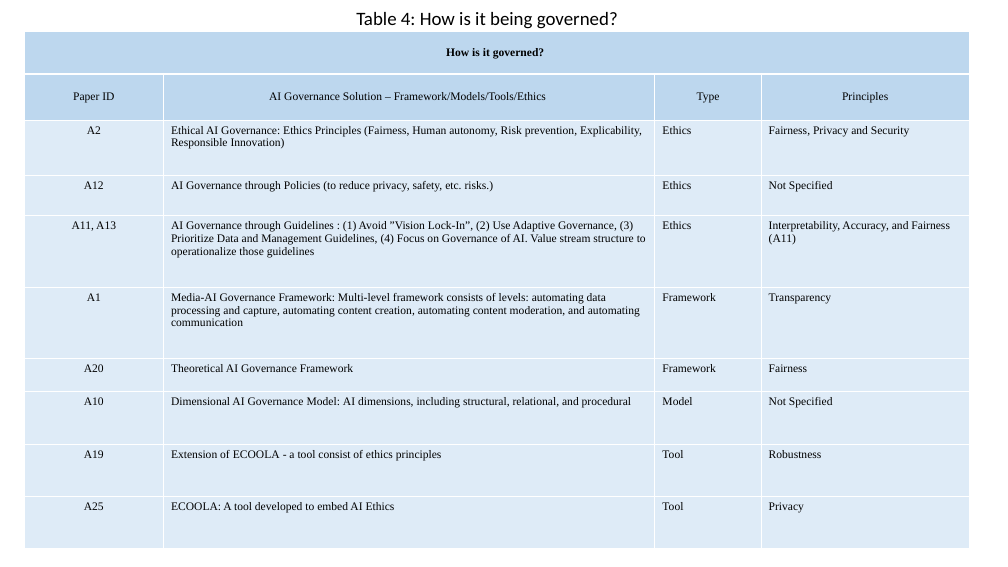
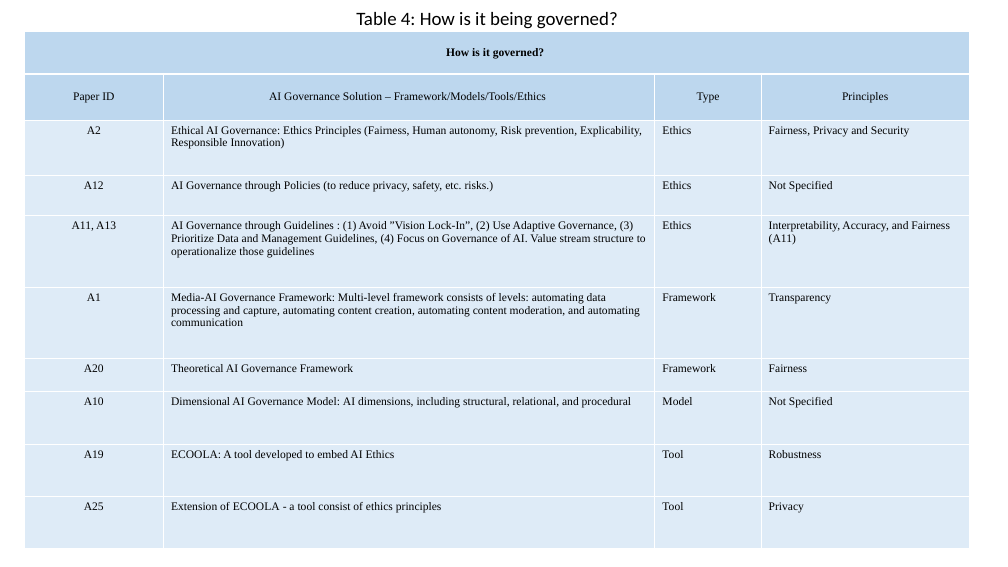
Before and after one commit to amnacsiro/4WAH-ANALYSIS-TABLES, a slide deck: slide 8 of Tables-4W1H-SLR.pptx. Drawn at 1008x567 pixels with LibreOffice and Linux fonts; fonts in the diff are those of the drawing. Boxes give left, top, right and bottom in pixels: in the first picture for what was removed or moved away, otherwise in the second. Text is boxed around its words. In the diff, an @@ line names an element or a change of style, - is before the commit and + after.

```diff
--- a/Tables-4W1H-SLR.pptx
+++ b/Tables-4W1H-SLR.pptx
@@ table at <box>24,32,969,549</box> @@
-row 9, column 2: Extension of ECOOLA - a tool consist of ethics principles
+row 9, column 2: ECOOLA: A tool developed to embed AI Ethics
-row 10, column 2: ECOOLA: A tool developed to embed AI Ethics
+row 10, column 2: Extension of ECOOLA - a tool consist of ethics principles
```
